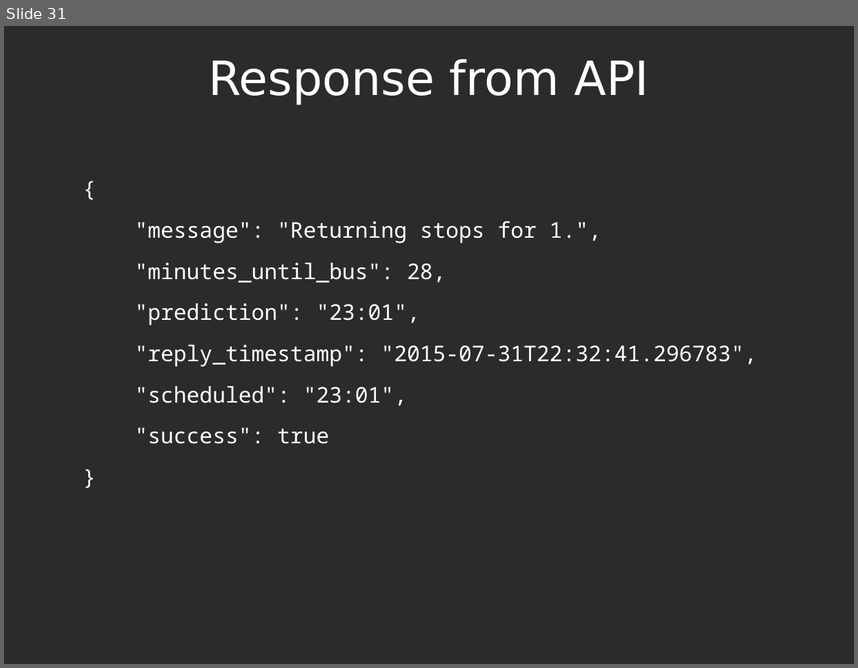
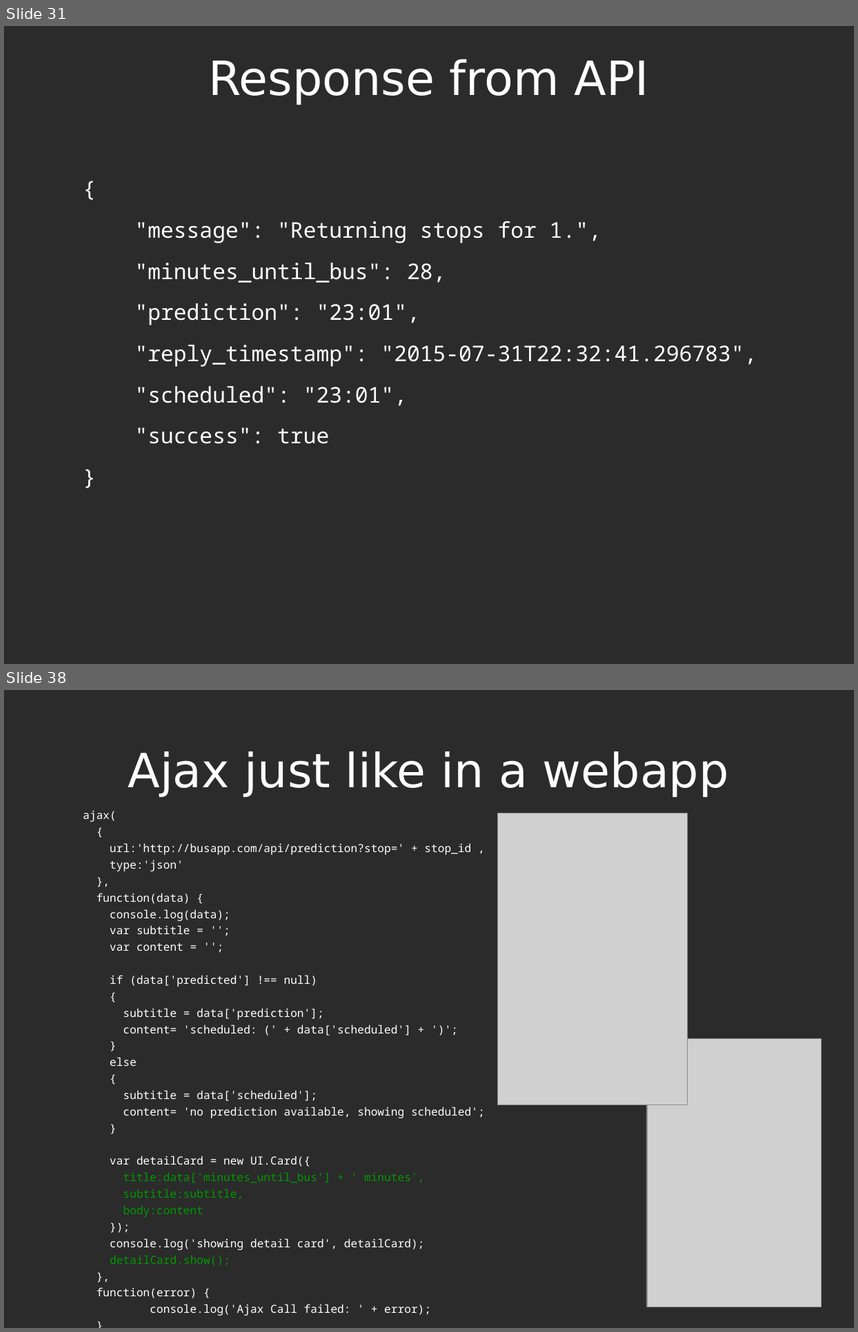
Before and after one commit to bormesh/buspebble, a slide deck: docs/pyohio talk.odp. Shown one above the other, each under a label of ours: slide 31 before the commit, slides 31 and 38 after it; the slides between them are not shown. The pictures are 858x668 and 858x1332 pixels, drawn with LibreOffice and Linux fonts; fonts in the diff are those of the drawing; grey boxes stand for pictures; background and template pictures are left out; a plain dark background stands for a picture behind light text. Boxes give left, top, right and bottom in pixels: in the first picture for what was removed or moved away, otherwise in the second. Text is boxed around its words. In the diff, an @@ line names an element or a change of style, - is before the commit and + after.

```diff
--- a/docs/pyohio talk.odp
+++ b/docs/pyohio talk.odp
@@ slide 38 added at (x1=4, y1=690, x2=854, y2=1328), background picture (left out) @@
@@ title added at (x1=128, y1=751, x2=729, y2=797), 44 pt, text #FFFFFF @@
+Ajax just like in a webapp
@@ text added at (x1=83, y1=810, x2=485, y2=1316), 10.4 pt, text #FFFFFF @@
+ajax(
+{
+url:'http://busapp.com/api/prediction?stop=' + stop_id ,
+type:'json'
+},
+function(data) {
+console.log(data);
+var subtitle = '';
+var content = '';
+if (data['predicted'] !== null)
+{
+subtitle = data['prediction'];
+content= 'scheduled: (' + data['scheduled'] + ')';
+}
+else
+{
+subtitle = data['scheduled'];
+content= 'no prediction available, showing scheduled';
+}
+var detailCard = new UI.Card({
+title:data['minutes_until_bus'] + ' minutes',
+subtitle:subtitle,
+body:content
+});
+console.log('showing detail card', detailCard);
+detailCard.show();
+},
+function(error) {
+console.log('Ajax Call failed: ' + error);
+}
+);
@@ picture added at (x1=497, y1=814, x2=688, y2=1105) @@
@@ picture added at (x1=647, y1=1038, x2=822, y2=1307) @@
```
Also in this commit, not shown: 2 slides changed, 7 other slides added, 5 slides removed.
